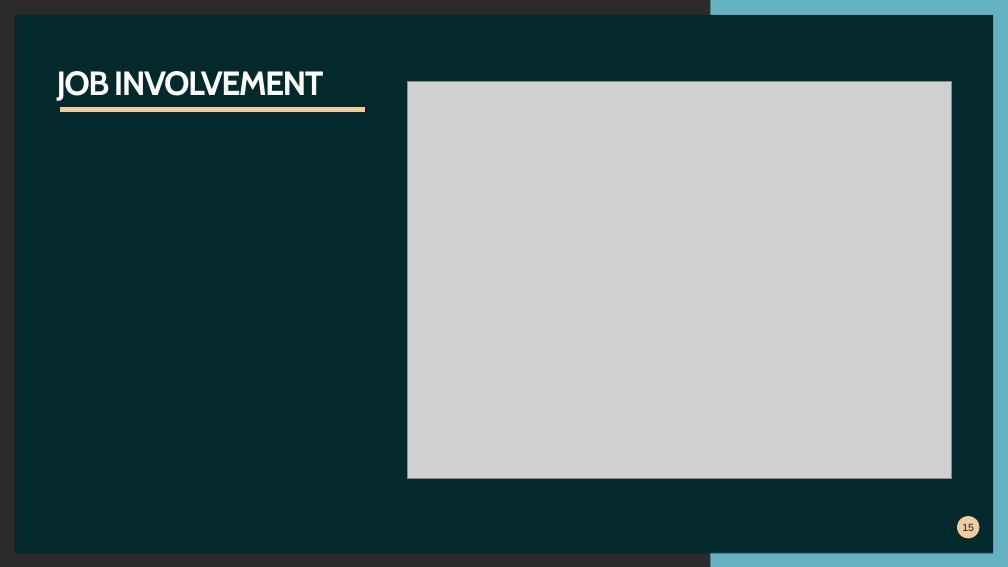
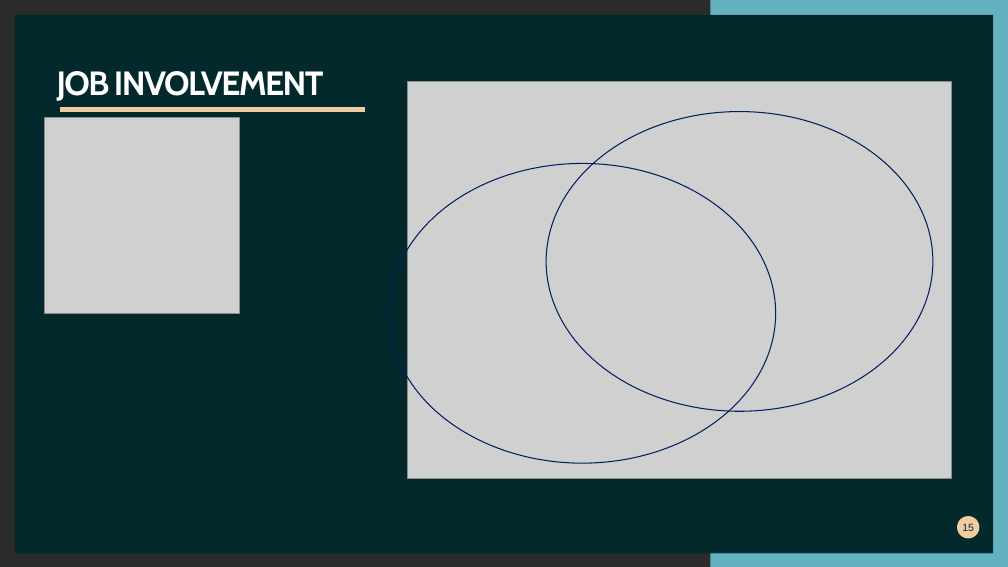
Before and after one commit to athibeaux/DS6306, a slide deck: slide 15 of CaseStudy2_Thibeaux/CaseStudy2_Thibeaux_Ppt.pptx. Drawn at 1008x567 pixels with LibreOffice and Linux fonts; fonts in the diff are those of the drawing; grey boxes stand for pictures; background and template pictures are left out; a plain dark background stands for a picture behind light text. Boxes give left, top, right and bottom in pixels: in the first picture for what was removed or moved away, otherwise in the second. Text is boxed around its words. In the diff, an @@ line names an element or a change of style, - is before the commit and + after.

```diff
--- a/CaseStudy2_Thibeaux/CaseStudy2_Thibeaux_Ppt.pptx
+++ b/CaseStudy2_Thibeaux/CaseStudy2_Thibeaux_Ppt.pptx
@@ picture added at bbox=[45, 118, 240, 314] @@
@@ ellipse added at bbox=[546, 112, 933, 411], outline #002060 1 pt @@
@@ ellipse added at bbox=[389, 163, 776, 463], outline #002060 1 pt @@
```
Also in this commit, not shown: 13 other slides changed.
